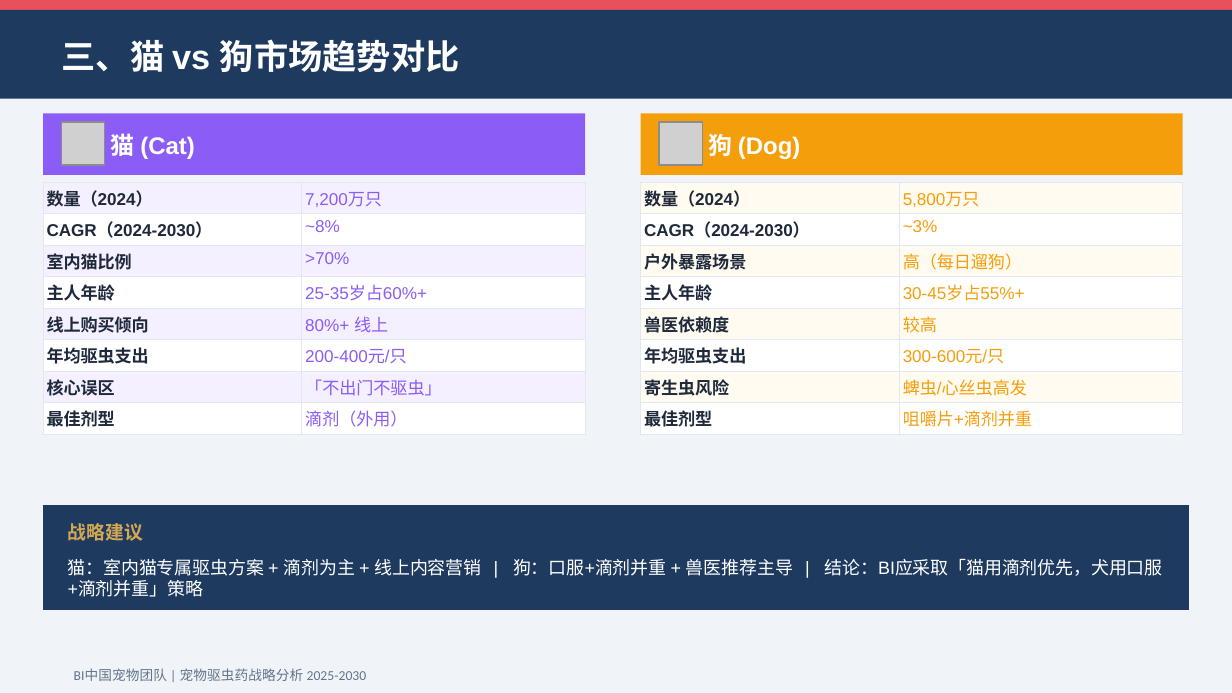
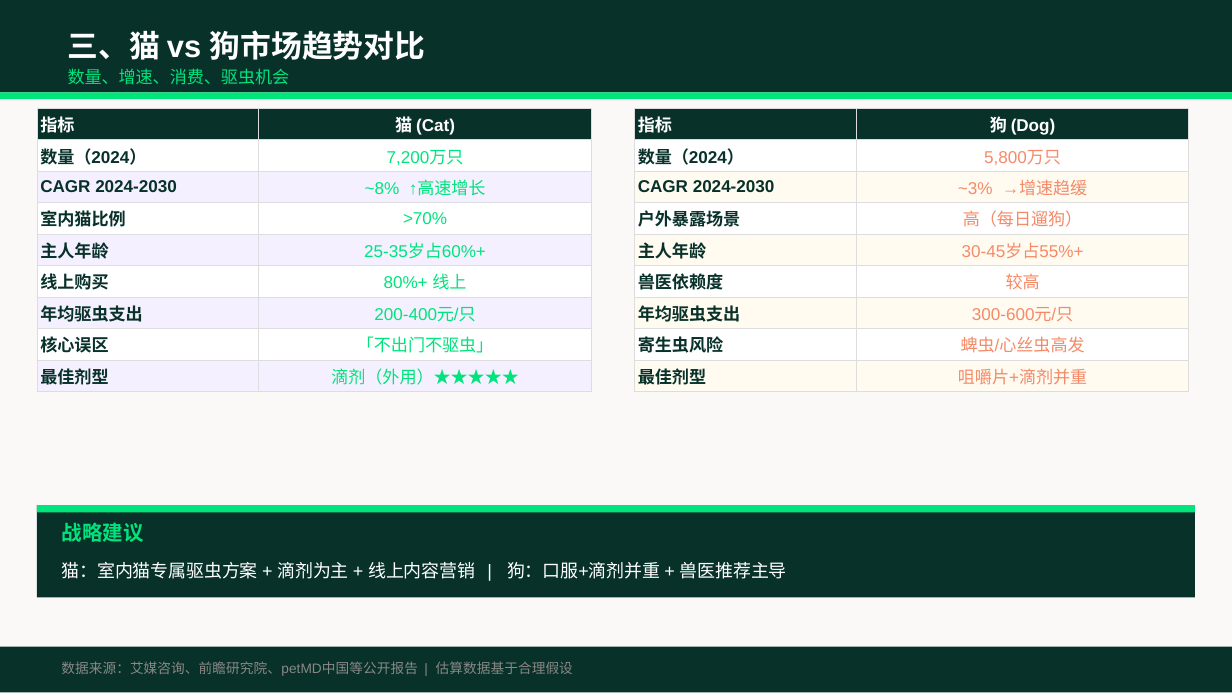
Before and after one commit to zhaoomi-zyw/openclaw-workspace-pet-macos, a slide deck: slide 4 of generate file/BI-Pet-Dewormer-Strategy-2025/中国宠物驱虫药市场战略分析2025-2030.pptx. Drawn at 1232x693 pixels with LibreOffice and Linux fonts; fonts in the diff are those of the drawing; grey boxes stand for pictures. Boxes give left, top, right and bottom in pixels: in the first picture for what was removed or moved away, otherwise in the second. Text is boxed around its words. In the diff, an @@ line names an element or a change of style, - is before the commit and + after.

Commit message:
Update: 中国宠物驱虫药市场战略分析2025-2030.pptx — 改用BI绿色风格（深青+亮绿主色调，参考BI-Pet-Market-Analysis-Full-2026.pptx风格）

```diff
--- a/generate file/BI-Pet-Dewormer-Strategy-2025/中国宠物驱虫药市场战略分析2025-2030.pptx
+++ b/generate file/BI-Pet-Dewormer-Strategy-2025/中国宠物驱虫药市场战略分析2025-2030.pptx
@@ background #F0F4F8 to #FAF9F8 @@
@@ rectangle: place and size @@
-rectangle at [0,0,1232,10]
+rectangle at [0,0,1232,92]
@@ rectangle at [0,0,1232,92]: fill #E8505B to #08312A @@
@@ text "三、猫 vs 狗市场趋势对比": place and size @@
-text "三、猫 vs 狗市场趋势对比" at [62,39,460,72]
+text "三、猫 vs 狗市场趋势对比" at [68,30,426,60]
@@ text "三、猫 vs 狗市场趋势对比" at [68,30,426,60]: size 20 to 18 pt @@
@@ text at [68,68,290,85]: text changed; size 8 to 10 pt; font Calibri to Arial; text colour #64748B to #00E47C @@
-BI中国宠物团队 | 宠物驱虫药战略分析 2025-2030
+数量、增速、消费、驱虫机会
@@ rectangle: place and size @@
-rectangle at [0,10,1232,99]
+rectangle at [0,92,1232,100]
@@ rectangle at [0,92,1232,100]: fill #1E3A5F to #00E47C @@
@@ table at [37,108,591,389] @@
+row 1: 指标 | 猫 (Cat)
-row 3, column 1: CAGR（2024-2030）
+row 3, column 1: CAGR 2024-2030
-row 3, column 2: ~8%
+row 3, column 2: ~8% ↑高速增长
-row 6, column 1: 线上购买倾向
+row 6, column 1: 线上购买
-row 9, column 2: 滴剂（外用）
+row 9, column 2: 滴剂（外用）★★★★★
@@ table: place and size @@
-table at [43,182,585,431]
+table at [37,108,591,389]
@@ table at [634,108,1189,389] @@
+row 1: 指标 | 狗 (Dog)
-row 3, column 1: CAGR（2024-2030）
+row 3, column 1: CAGR 2024-2030
-row 3, column 2: ~3%
+row 3, column 2: ~3% →增速趋缓
@@ table: place and size @@
-table at [641,182,1183,431]
+table at [634,108,1189,389]
@@ rectangle removed at [641,113,1183,175] @@
@@ picture removed at [62,122,105,165] @@
@@ text removed at [111,134,195,159] @@
-猫 (Cat)
@@ picture removed at [659,122,702,165] @@
@@ text removed at [708,133,801,159] @@
-狗 (Dog)
@@ rectangle: place and size @@
-rectangle at [43,505,1189,610]
+rectangle at [37,505,1195,598]
@@ rectangle at [37,505,1195,598]: fill #1E3A5F to #08312A @@
@@ rectangle added at [37,505,1195,513], fill #00E47C @@
@@ text "战略建议" at [62,522,144,542]: size 11 to 12 pt, text colour #D4A853 to #00E47C @@
@@ text at [62,562,787,579]: text changed @@
-猫：室内猫专属驱虫方案 + 滴剂为主 + 线上内容营销 | 狗：口服+滴剂并重 + 兽医推荐主导 | 结论：BI应采取「猫用滴剂优先，犬用口服+滴剂并重」策略
+猫：室内猫专属驱虫方案 + 滴剂为主 + 线上内容营销 | 狗：口服+滴剂并重 + 兽医推荐主导
@@ rectangle: place and size @@
-rectangle at [43,113,585,175]
+rectangle at [0,647,1232,692]
@@ rectangle at [0,647,1232,692]: fill #8B5CF6 to #08312A @@
@@ text added at [61,661,573,676], 8 pt, text #898885 @@
+数据来源：艾媒咨询、前瞻研究院、petMD中国等公开报告 | 估算数据基于合理假设
```
Also in this commit, not shown: 10 other slides changed.
